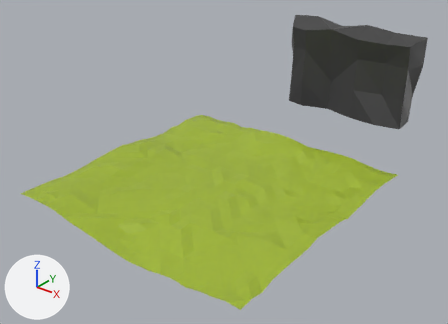
One commit to the Blender file Assets/Models/Models.blend: the scene before it, then after it.
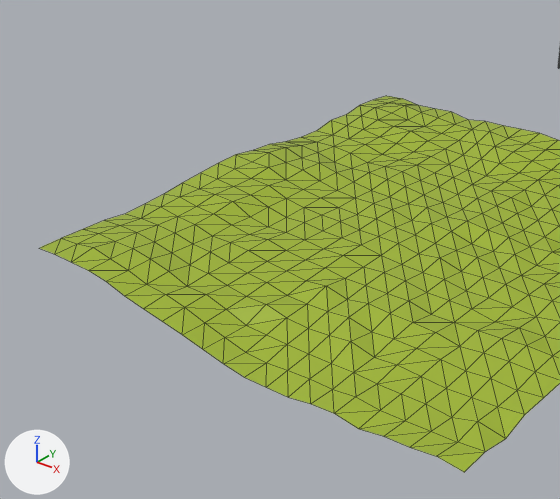
Old and new are each drawn whole from a 50 mm camera at (26.1, -11.6, 21.9) aimed at (-1.3, 22.7, 0.6) and again close up on the part from 0% to 65% of the width and 20% to 100% of the height. Every picture has the same lights, and +X, +Y and +Z are marked at lower left. The close-ups show mesh edges as thin lines. The same objects are shown in both versions, whatever each file hides.

The first close-up shows 'Terrain A'.
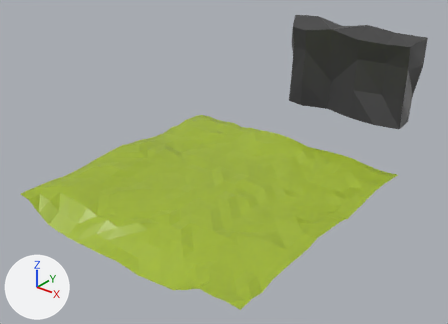
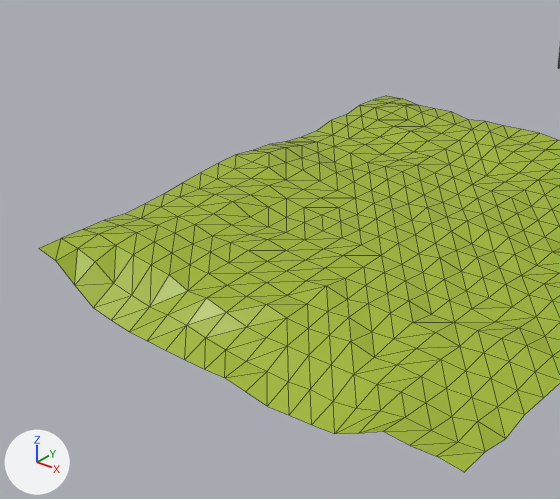
Location of each change, [x1, y1, x2, y2] in pixels of the close-ups (560 x 499 px; the box of a moved part takes in the faces that stretch with it):
'Terrain A', reshaped: before [40, 96, 560, 472]; after [39, 96, 560, 472]
part 1 of me_terrain_a, moved or reshaped: before [40, 232, 458, 456]; after [39, 232, 458, 456]

What the commit changed:
me_terrain_a is used by ob_terrain_a; location (0.0, 20.0, 0.0).
me_terrain_a had 441 vertices, 800 faces and spanned x -10.0..10.0, y -10.0..10.0, z -0.8..0.6.
me_terrain_a now has 441 vertices, 800 faces and spans x -10.0..10.0, y -10.0..10.0, z -1.5..0.6.
me_terrain_a part 1: 46 of 441 vertices moved; they spanned x -9.0..8.0, y -10.0..-8.0, z -0.8..0.6 and now span x -9.0..8.0, y -10.0..-8.0, z -1.5..0.2; mean shift (0.0, 0.0, -0.5); largest move (-6.0, -10.0, 0.3) -> (-6.0, -10.0, -1.3).
